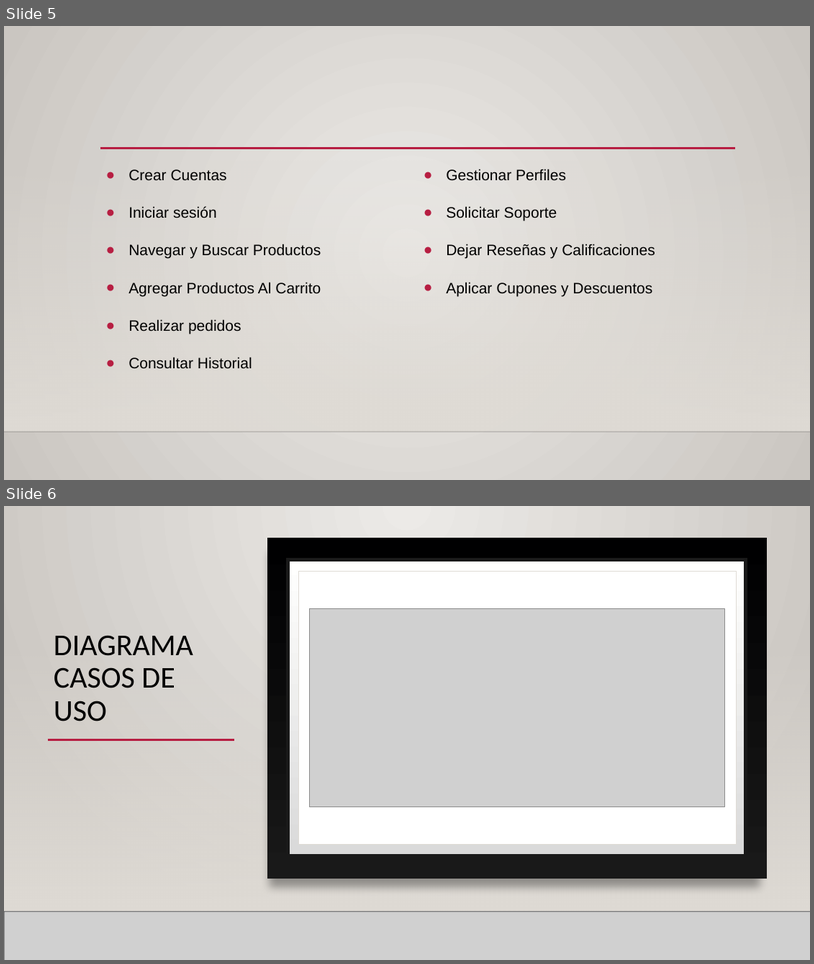
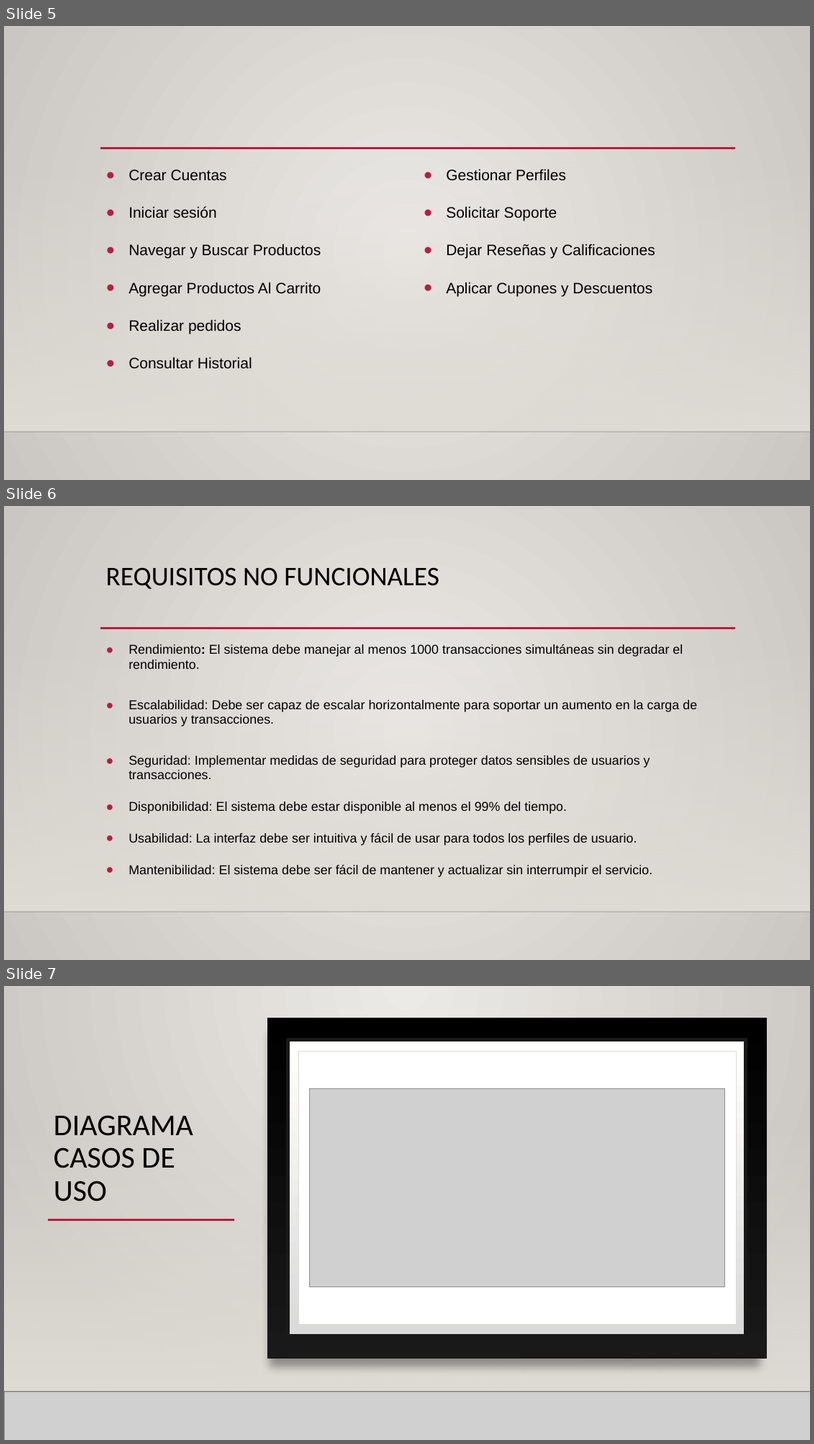
Before and after one commit to VicenteAlfaroS/Experiencia-1-Caso-3-nombre-Vicente-Alfaro, a slide deck: Presentacion caso 3.pptx. Shown one above the other, each under a label of ours: slides 5 and 6 before the commit, slides 5, 6 and 7 after it. The pictures are 814x964 and 814x1444 pixels, drawn with LibreOffice and Linux fonts; fonts in the diff are those of the drawing; grey boxes stand for pictures; background and template pictures are left out. Boxes give left, top, right and bottom in pixels: in the first picture for what was removed or moved away, otherwise in the second. Text is boxed around its words. In the diff, an @@ line names an element or a change of style, - is before the commit and + after.

```diff
--- a/Presentacion caso 3.pptx
+++ b/Presentacion caso 3.pptx
@@ slide 6 added at <box>4,506,810,960</box>, background gradient #ECEAE7 to #CAC7C1; not listed: 3 template elements that a slide beside it also shows @@
@@ title added at <box>106,567,440,589</box>, 32 pt, text #000000 @@
+REQUISITOS NO FUNCIONALES
@@ text added at <box>129,644,697,877</box>, 15.3 pt, text #000000 @@
+● Rendimiento: El sistema debe manejar al menos 1000 transacciones simultáneas sin degradar el rendimiento.
+● Escalabilidad: Debe ser capaz de escalar horizontalmente para soportar un aumento en la carga de usuarios y transacciones.
+● Seguridad: Implementar medidas de seguridad para proteger datos sensibles de usuarios y transacciones.
+● Disponibilidad: El sistema debe estar disponible al menos el 99% del tiempo.
+● Usabilidad: La interfaz debe ser intuitiva y fácil de usar para todos los perfiles de usuario.
+● Mantenibilidad: El sistema debe ser fácil de mantener y actualizar sin interrumpir el servicio.
@@ what was slide 6 is now slide 7 @@
```
